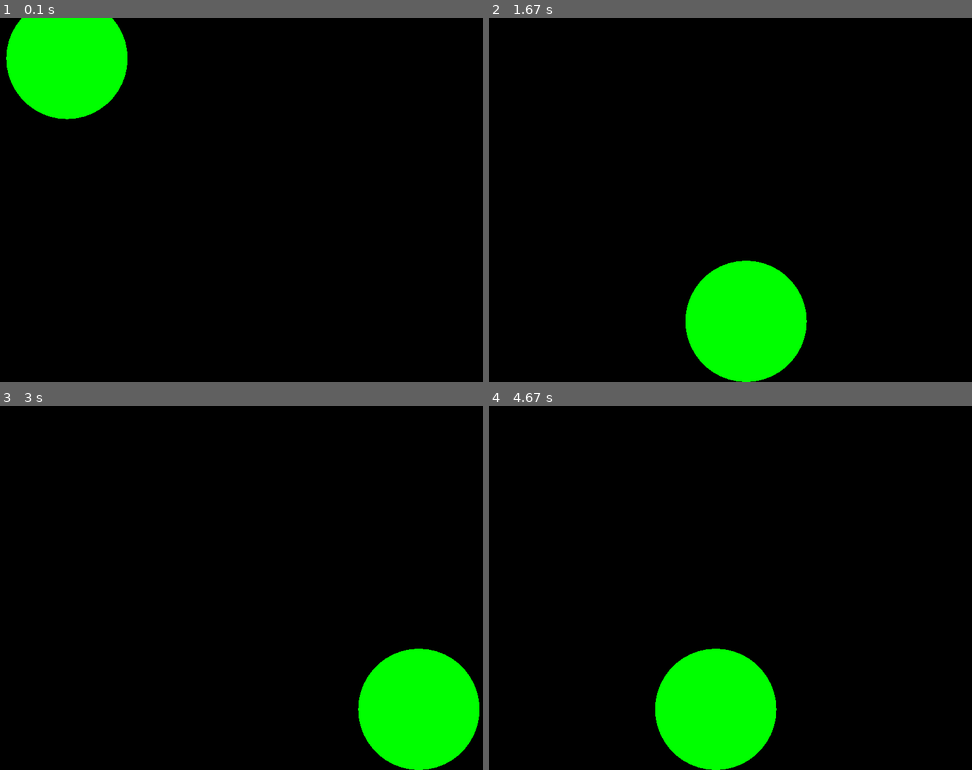
Above: before the commit, frames 1-4 (two rows, left to right).
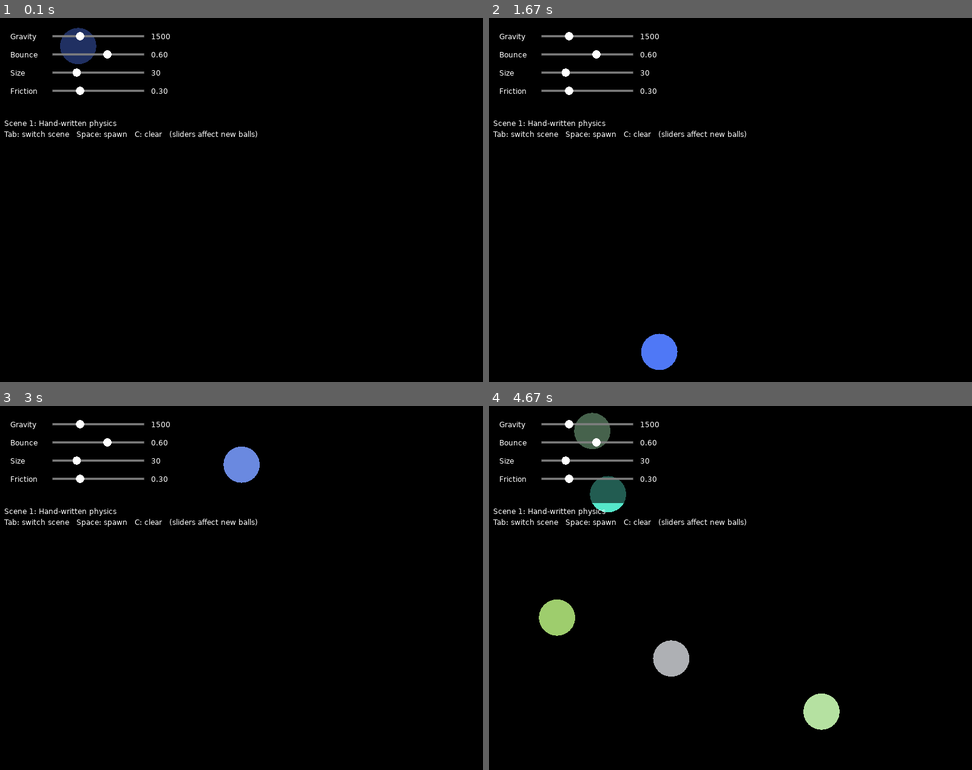
Above: after the commit, the same moments.

Repository: Mottelz/games-fall2026
Game: LÖVE game, started from gravity-demo/main.lua
Two runs of this game, one before a commit and one after it. Both use one fixed random seed, a clock stepped at 60 frames per second and the inputs below.
Inputs (mouse positions are in pixels of both pictures, inside the frame that each line leads up to):
- Up to frame 1 (0.1 s): no input
- Up to frame 2 (1.67 s): hold Tab 0.33-0.8 s; move the mouse to (711, 214) at 0.37 s; press the mouse at (566, 112) at 0.87 s; move the mouse to (600, 90) at 0.97 s; release the mouse at (633, 68) at 1.1 s; tap Tab at 1.17 s
- Up to frame 3 (3 s): tap Space at 2, 2.73 s; tap C at 2.33 s; move the mouse to (198, 471) at 2.7 s
- Up to frame 4 (4.67 s): tap Space at 3.03, 3.23, 3.53, 3.73, 4.03, 4.3, 4.63 s; move the mouse to (638, 500) at 3.2 s; tap C at 3.32 s; move the mouse to (846, 613) at 3.7 s; move the mouse to (711, 464) at 4.27 s; move the mouse to (899, 456) at 4.6 s

The runs differ from the first frame. In frame 1, 6.5% of the frame differs, in the area x 0-54%, y 0-34%; in frame 2, 8.4%; in frame 3, 8.4%; in frame 4, 10%, in the area x 0-73%, y 1-100%.

Commit message:
feat: added collision and love's physics

Diff:
--- a/gravity-demo/main.lua
+++ b/gravity-demo/main.lua
@@ -1,39 +1,107 @@
-local ball = {}
-local GRAVITY = 10000
+local Slider = require("slider")
 
+-- Each scene has: load(), update(dt), draw(), spawn(spec), clear(), name.
+local scenes = {
+    require("scenes.manual"),
+    require("scenes.physics"),
+}
+local current = 1
 
-function love.load()
-    ball = {
-        x = 25,
-        y = 25,
-        vx = 200,
-        vy = 0,
-        bounce = 0.1,
-        r = 100
+local sliders = {}
+
+local PANEL_X, PANEL_Y = 10, 10
+local PANEL_W, ROW_H = 300, 30
+
+local function setting(name)
+    return sliders[name].value
+end
+
+-- Build a new ball from the current slider values. Both scenes take the
+-- same description, so a spawned ball looks the same in either one.
+local function newBallSpec()
+    local r = setting("size")
+    local w = love.graphics.getWidth()
+    return {
+        x = r + love.math.random() * (w - 2 * r),
+        y = r + 10,
+        vx = love.math.random(-300, 300),
+        r = r,
+        gravity = setting("gravity"),
+        bounce = setting("bounce"),
+        friction = setting("friction"),
+        color = {
+            0.3 + love.math.random() * 0.7,
+            0.3 + love.math.random() * 0.7,
+            0.3 + love.math.random() * 0.7,
+        },
     }
 end
 
+function love.load()
+    local sx, sw = PANEL_X + 80, 150
+    local function row(i) return PANEL_Y + 20 + (i - 1) * ROW_H end
+    sliders.gravity  = Slider.new("Gravity",  0, 5000, 1500, sx, row(1), sw)
+    sliders.bounce   = Slider.new("Bounce",   0, 1,    0.6,  sx, row(2), sw)
+    sliders.size     = Slider.new("Size",     5, 100,  30,   sx, row(3), sw)
+    sliders.friction = Slider.new("Friction", 0, 1,    0.3,  sx, row(4), sw)
+    sliders.order = { "gravity", "bounce", "size", "friction" }
+
+    for _, scene in ipairs(scenes) do
+        scene:load()
+        scene:spawn(newBallSpec())
+    end
+end
 
 function love.update(dt)
-    ball.vy = ball.vy + GRAVITY * dt
-    ball.x = ball.x + ball.vx * dt
-    ball.y = ball.y + ball.vy * dt
+    -- Only the visible scene moves; the other one is paused until you switch back.
+    scenes[current]:update(dt)
+end
 
-    local floor = love.graphics.getHeight() - ball.r
-    if ball.y > floor then
-        ball.y = floor
-        ball.vy = -ball.vy * ball.bounce
-        if math.abs(ball.vy) < 5 then ball.vy = 0 end
+function love.keypressed(key)
+    if key == "tab" then
+        current = current % #scenes + 1
+    elseif key == "space" then
+        scenes[current]:spawn(newBallSpec())
+    elseif key == "c" then
+        scenes[current]:clear()
+    elseif key == "escape" then
+        love.event.quit()
     end
+end
 
-    local w = love.graphics.getWidth() - ball.r
-    if ball.x < ball.r or ball.x > w then
-        ball.x = math.max(ball.r, math.min(w, ball.x))
-        ball.vx = -ball.vx
+function love.mousepressed(x, y, button)
+    if button ~= 1 then return end
+    for _, name in ipairs(sliders.order) do
+        if sliders[name]:mousepressed(x, y) then return end
+    end
+end
+
+function love.mousemoved(x)
+    for _, name in ipairs(sliders.order) do
+        sliders[name]:mousemoved(x)
+    end
+end
+
+function love.mousereleased()
+    for _, name in ipairs(sliders.order) do
+        sliders[name]:mousereleased()
     end
 end
 
 function love.draw()
-    love.graphics.setColor(0, 1, 0)
-    love.graphics.circle("fill", ball.x, ball.y, ball.r)
+    scenes[current]:draw()
+
+    -- Settings panel
+    local panelH = 20 + #sliders.order * ROW_H + 10
+    love.graphics.setColor(0, 0, 0, 0.6)
+    love.graphics.rectangle("fill", PANEL_X, PANEL_Y, PANEL_W, panelH, 6, 6)
+    for _, name in ipairs(sliders.order) do
+        sliders[name]:draw()
+    end
+
+    love.graphics.setColor(1, 1, 1)
+    love.graphics.print("Scene " .. current .. ": " .. scenes[current].name,
+        PANEL_X, PANEL_Y + panelH + 6)
+    love.graphics.print("Tab: switch scene   Space: spawn   C: clear   (sliders affect new balls)",
+        PANEL_X, PANEL_Y + panelH + 24)
 end
--- /dev/null
+++ b/gravity-demo/scenes/manual.lua
@@ -0,0 +1,129 @@
+-- Scene 1: hand-written physics (gravity, bouncing, friction, collisions).
+local Manual = {
+    name = "Hand-written physics",
+    balls = {},
+}
+
+function Manual:load() end
+
+-- spec = { x, y, vx, r, gravity, bounce, friction, color }
+function Manual:spawn(spec)
+    table.insert(self.balls, {
+        x = spec.x,
+        y = spec.y,
+        vx = spec.vx,
+        vy = 0,
+        r = spec.r,
+        gravity = spec.gravity,
+        bounce = spec.bounce,
+        friction = spec.friction,
+        color = spec.color,
+    })
+end
+
+function Manual:clear()
+    self.balls = {}
+end
+
+local function updateBall(b, dt)
+    b.vy = b.vy + b.gravity * dt
+    b.x = b.x + b.vx * dt
+    b.y = b.y + b.vy * dt
+
+    -- Floor
+    local floor = love.graphics.getHeight() - b.r
+    if b.y >= floor then
+        b.y = floor
+        if b.vy > 0 then
+            b.vy = -b.vy * b.bounce
+            if math.abs(b.vy) < 5 then b.vy = 0 end
+        end
+
+        local slow = b.friction * b.gravity * dt
+        if math.abs(b.vx) <= slow then
+            b.vx = 0
+        else
+            b.vx = b.vx - slow * (b.vx > 0 and 1 or -1)
+        end
+    end
+
+    -- Ceiling
+    if b.y < b.r then
+        b.y = b.r
+        if b.vy < 0 then b.vy = -b.vy * b.bounce end
+    end
+
+    -- Walls
+    local right = love.graphics.getWidth() - b.r
+    if b.x < b.r or b.x > right then
+        b.x = math.max(b.r, math.min(right, b.x))
+        b.vx = -b.vx * b.bounce
+    end
+end
+
+local function clampToScreen(b)
+    local w, h = love.graphics.getWidth(), love.graphics.getHeight()
+    b.x = math.max(b.r, math.min(w - b.r, b.x))
+    b.y = math.max(b.r, math.min(h - b.r, b.y))
+end
+
+-- Bounce two balls off each other if they overlap.
+-- Mass is based on area, so bigger balls push smaller ones around.
+local function collide(a, b)
+    local dx, dy = b.x - a.x, b.y - a.y
+    local dist = math.sqrt(dx * dx + dy * dy)
+    local minDist = a.r + b.r
+    if dist >= minDist or dist == 0 then return end
+
+    -- Unit vector pointing from a to b
+    local nx, ny = dx / dist, dy / dist
+    local ma, mb = a.r * a.r, b.r * b.r
+    local total = ma + mb
+
+    -- 1. Push them apart so they no longer overlap (lighter ball moves more)
+    local overlap = minDist - dist
+    a.x = a.x - nx * overlap * (mb / total)
+    a.y = a.y - ny * overlap * (mb / total)
+    b.x = b.x + nx * overlap * (ma / total)
+    b.y = b.y + ny * overlap * (ma / total)
+
+    -- 2. If they're moving towards each other, bounce them apart
+    local closing = (b.vx - a.vx) * nx + (b.vy - a.vy) * ny
+    if closing < 0 then
+        local bounce = math.min(a.bounce, b.bounce)
+        local impulse = -(1 + bounce) * closing / (1 / ma + 1 / mb)
+        a.vx = a.vx - impulse / ma * nx
+        a.vy = a.vy - impulse / ma * ny
+        b.vx = b.vx + impulse / mb * nx
+        b.vy = b.vy + impulse / mb * ny
+    end
+end
+
+function Manual:update(dt)
+    local balls = self.balls
+    for _, b in ipairs(balls) do
+        updateBall(b, dt)
+    end
+
+    -- Check every pair once. A few passes helps piles of balls settle.
+    for _ = 1, 3 do
+        for i = 1, #balls do
+            for j = i + 1, #balls do
+                collide(balls[i], balls[j])
+            end
+        end
+    end
+
+    for _, b in ipairs(balls) do
+        clampToScreen(b)
+    end
+end
+
+function Manual:draw()
+    for _, b in ipairs(self.balls) do
+        love.graphics.setColor(b.color)
+        love.graphics.circle("fill", b.x, b.y, b.r)
+    end
+end
+
+return Manual
--- /dev/null
+++ b/gravity-demo/scenes/physics.lua
@@ -0,0 +1,72 @@
+-- Scene 2: the same balls, but simulated by LÖVE's built-in physics engine (Box2D).
+local Physics = {
+    name = "love.physics (Box2D)",
+    balls = {},
+}
+
+-- Box2D has one gravity for the whole world. To keep "each ball keeps the
+-- gravity it spawned with", the world gets a base gravity and each ball
+-- scales it: gravityScale = ball gravity / BASE_GRAVITY.
+local BASE_GRAVITY = 1000
+
+function Physics:load()
+    -- Measurements are in pixels; 64 px counts as 1 metre inside Box2D.
+    love.physics.setMeter(64)
+    self.world = love.physics.newWorld(0, BASE_GRAVITY, true)
+
+    -- A static loop around the edge of the window: floor, walls and ceiling.
+    local w, h = love.graphics.getWidth(), love.graphics.getHeight()
+    local body = love.physics.newBody(self.world, 0, 0, "static")
+    local shape = love.physics.newChainShape(true, 0, 0, w, 0, w, h, 0, h)
+    local fixture = love.physics.newFixture(body, shape)
+    -- Box2D combines bounce with max(a, b) and friction with sqrt(a * b).
+    -- Bounce 0 and friction 1 on the walls let each ball's own values decide.
+    fixture:setRestitution(0)
+    fixture:setFriction(1)
+end
+
+-- spec = { x, y, vx, r, gravity, bounce, friction, color }
+function Physics:spawn(spec)
+    local body = love.physics.newBody(self.world, spec.x, spec.y, "dynamic")
+    local shape = love.physics.newCircleShape(spec.r)
+    local fixture = love.physics.newFixture(body, shape, 1) -- density 1: bigger = heavier
+
+    fixture:setRestitution(spec.bounce)
+    fixture:setFriction(spec.friction)
+    body:setGravityScale(spec.gravity / BASE_GRAVITY)
+    body:setLinearVelocity(spec.vx, 0)
+    -- A perfectly round ball on a flat floor would roll forever in Box2D,
+    -- so add a little rolling resistance.
+    body:setAngularDamping(0.5)
+
+    table.insert(self.balls, { body = body, shape = shape, color = spec.color })
+end
+
+function Physics:clear()
+    for _, b in ipairs(self.balls) do
+        b.body:destroy()
+    end
+    self.balls = {}
+end
+
+function Physics:update(dt)
+    self.world:update(dt)
+end
+
+function Physics:draw()
+    for _, b in ipairs(self.balls) do
+        local x, y = b.body:getPosition()
+        local r = b.shape:getRadius()
+        local angle = b.body:getAngle()
+
+        love.graphics.setColor(b.color)
+        love.graphics.circle("fill", x, y, r)
+
+        -- A line from the centre to the edge so you can see the ball spin.
+        love.graphics.setColor(0, 0, 0, 0.6)
+        love.graphics.setLineWidth(2)
+        love.graphics.line(x, y, x + math.cos(angle) * r, y + math.sin(angle) * r)
+    end
+end
+
+return Physics
--- /dev/null
+++ b/gravity-demo/slider.lua
@@ -0,0 +1,71 @@
+-- A tiny draggable slider, no libraries needed.
+local Slider = {}
+Slider.__index = Slider
+
+local KNOB_R = 7
+local LABEL_W = 70
+
+function Slider.new(label, min, max, value, x, y, w)
+    return setmetatable({
+        label = label,
+        min = min,
+        max = max,
+        value = value,
+        x = x,
+        y = y,
+        w = w,
+        dragging = false,
+    }, Slider)
+end
+
+function Slider:knobX()
+    return self.x + (self.value - self.min) / (self.max - self.min) * self.w
+end
+
+function Slider:setFromMouse(mx)
+    local t = math.max(0, math.min(1, (mx - self.x) / self.w))
+    self.value = self.min + (self.max - self.min) * t
+end
+
+function Slider:formatValue()
+    if self.max - self.min > 10 then
+        return string.format("%d", math.floor(self.value + 0.5))
+    end
+    return string.format("%.2f", self.value)
+end
+
+function Slider:draw()
+    love.graphics.setColor(1, 1, 1)
+    love.graphics.print(self.label, self.x - LABEL_W, self.y - 7)
+
+    love.graphics.setColor(0.5, 0.5, 0.5)
+    love.graphics.setLineWidth(3)
+    love.graphics.line(self.x, self.y, self.x + self.w, self.y)
+
+    love.graphics.setColor(self.dragging and { 1, 1, 0 } or { 1, 1, 1 })
+    love.graphics.circle("fill", self:knobX(), self.y, KNOB_R)
+
+    love.graphics.setColor(1, 1, 1)
+    love.graphics.print(self:formatValue(), self.x + self.w + 12, self.y - 7)
+end
+
+-- Returns true if the click landed on this slider.
+function Slider:mousepressed(mx, my)
+    local hit = mx >= self.x - KNOB_R and mx <= self.x + self.w + KNOB_R
+        and math.abs(my - self.y) <= KNOB_R + 3
+    if hit then
+        self.dragging = true
+        self:setFromMouse(mx)
+    end
+    return hit
+end
+
+function Slider:mousemoved(mx)
+    if self.dragging then self:setFromMouse(mx) end
+end
+
+function Slider:mousereleased()
+    self.dragging = false
+end
+
+return Slider
